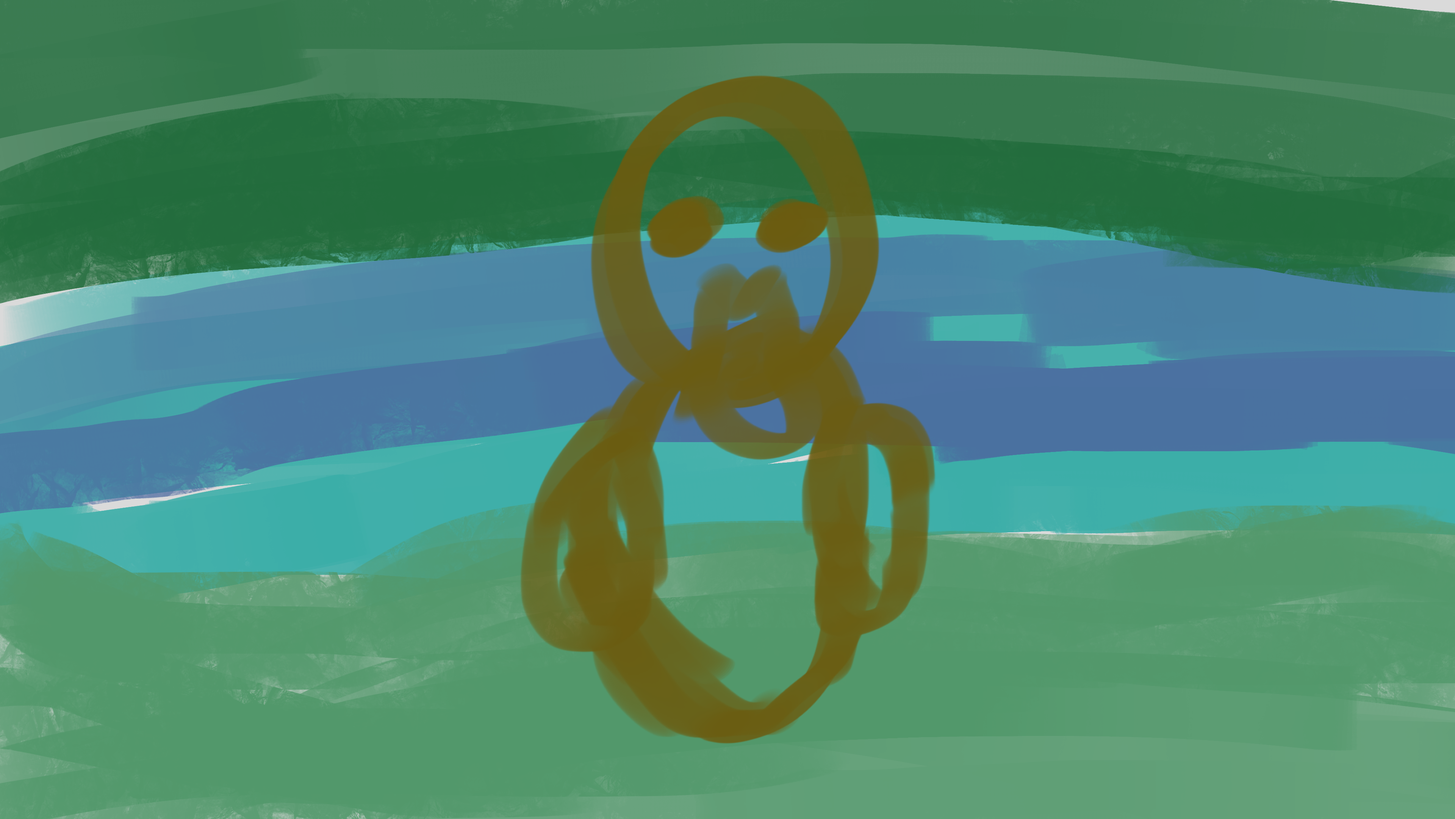
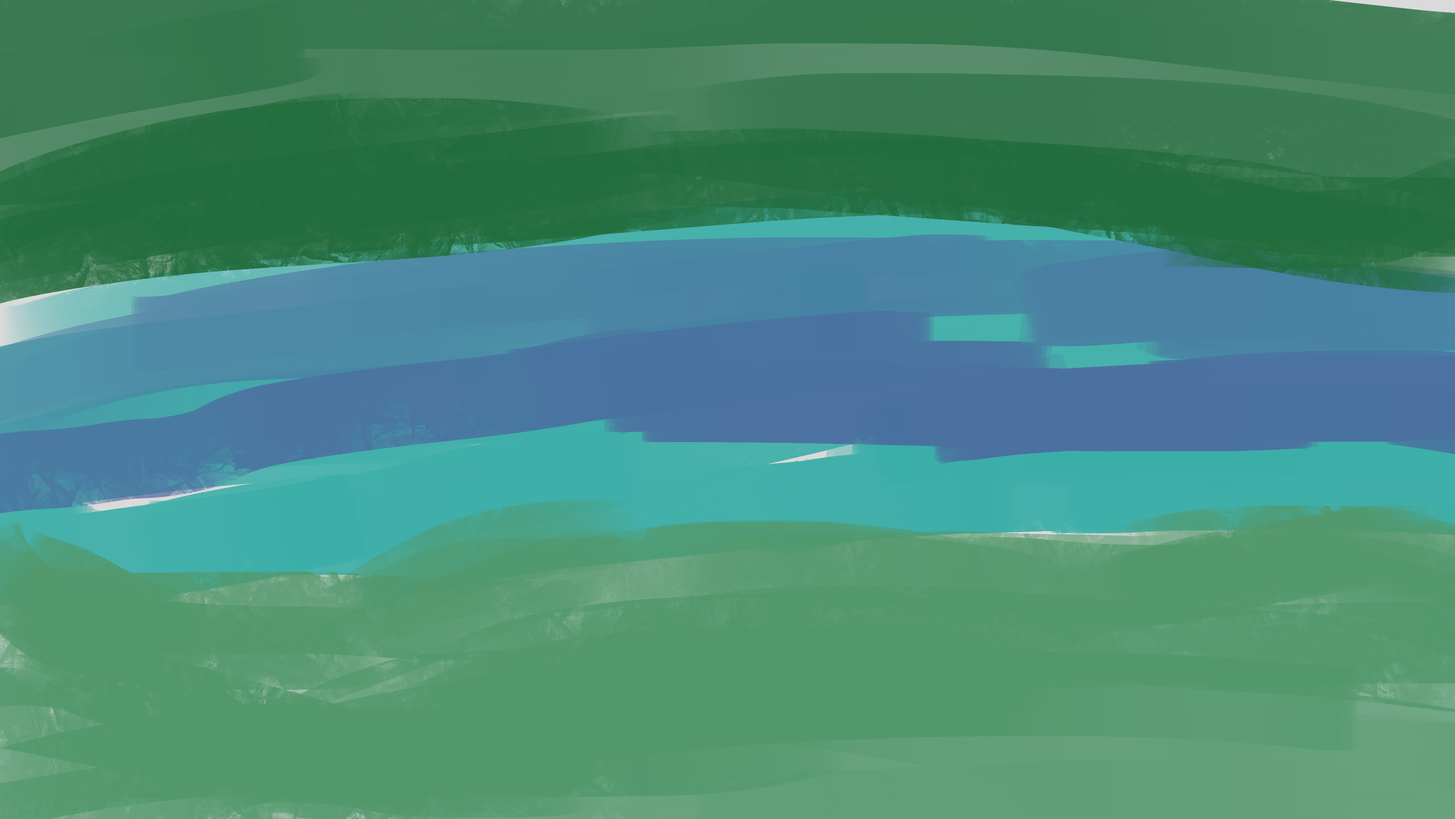
Layered file, before and after one edit (1455x819). Changes by layer:
hid "Layer 3 Copy" over [519, 74, 937, 744]
